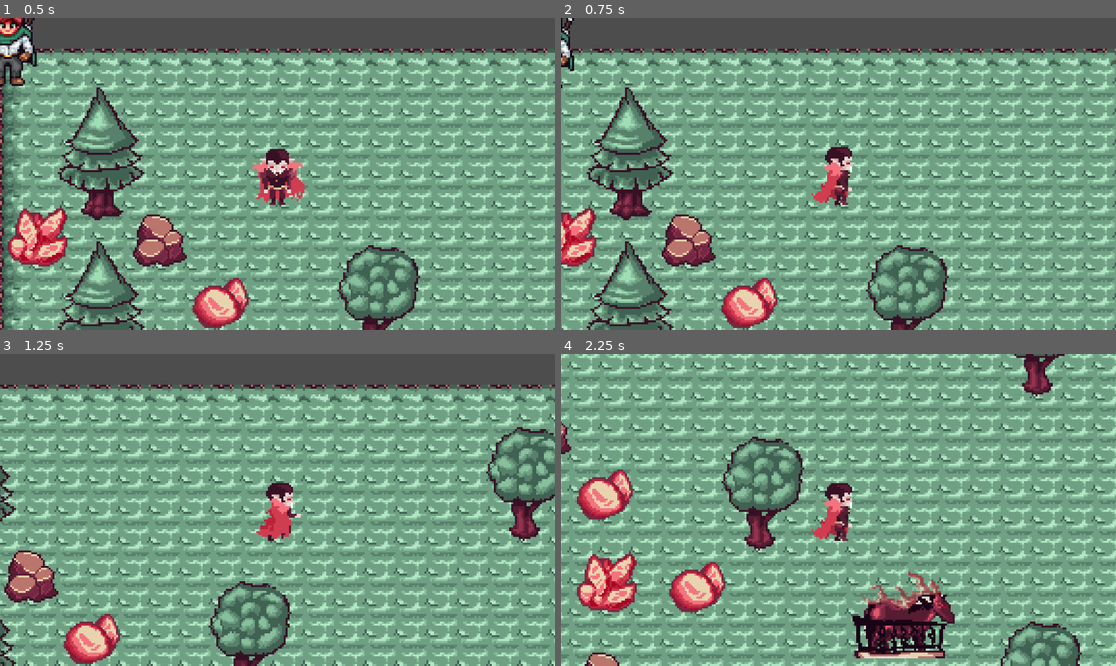
Above: before the commit, frames 1-4 (two rows, left to right).
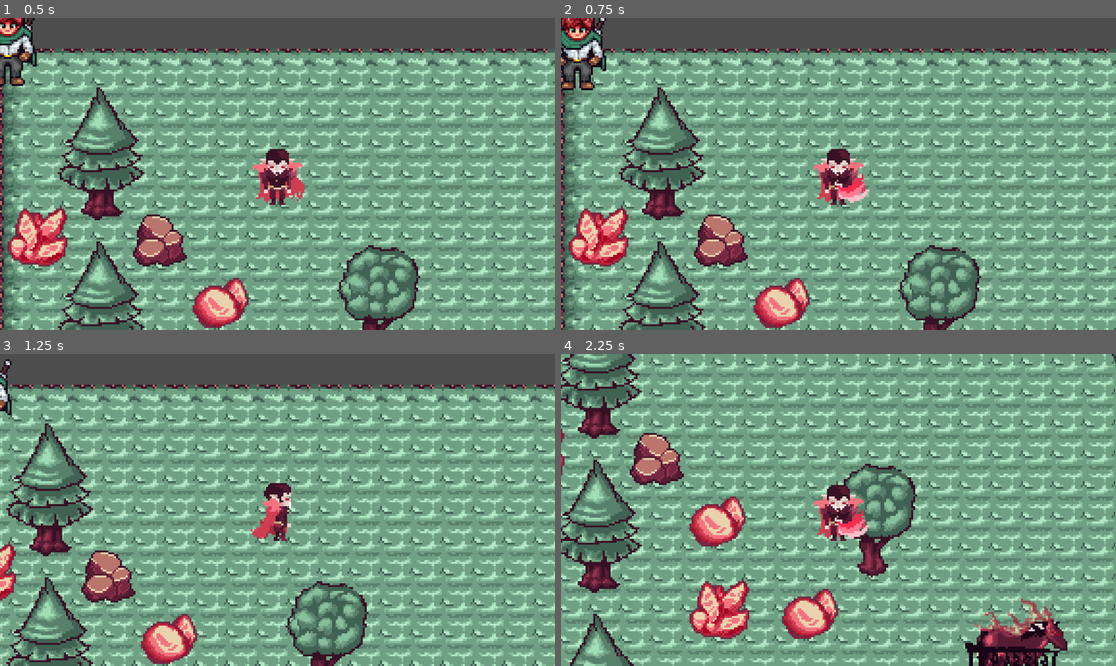
Above: after the commit, the same moments.

Repository: LightMash/GameJam
Game: Godot game, scene res://scenes/map.tscn
Same seed, same stepped clock (60 frames per second), same inputs: the game is played once before the commit and once after it.
Inputs:
- Up to frame 1 (0.5 s): no input
- Up to frame 2 (0.75 s): hold D (right) from 0.53 s (still down); hold X (attack, bound only after the commit) from 0.53 s (still down)
- Up to frame 3 (1.25 s): keep holding D (right); keep holding X (attack, bound only after the commit)
- Up to frame 4 (2.25 s): release D (right) at 1.28 s; release X (attack, bound only after the commit) at 1.28 s; hold S (down) 1.28-2.03 s; tap X (attack, bound only after the commit) at 1.35 s; hold D (right) from 2.03 s (still down); hold X (attack, bound only after the commit) from 2.03 s (still down)

Frame 1 is identical in both runs. In frame 2, 33% of the frame differs, in the area x 0-100%, y 0-100%; in frame 3, 50%; in frame 4, 69%.

Commit message:
player attack

Diff:
--- a/Vampire/Props/Plant.tscn
+++ /dev/null
@@ -1,11 +0,0 @@
-[gd_scene load_steps=2 format=3 uid="uid://ksxcflx8as7a"]
-
-[ext_resource type="Texture2D" uid="uid://r41t8cgpyfif" path="res://assets/GameJam 2.png" id="1_ot523"]
-
-[node name="Plant" type="Area2D"]
-
-[node name="Sprite2D" type="Sprite2D" parent="."]
-position = Vector2(-22, -108)
-texture = ExtResource("1_ot523")
-hframes = 5
-vframes = 2
--- /dev/null
+++ b/Vampire/Props/plant/Plant.tscn
@@ -0,0 +1,28 @@
+[gd_scene load_steps=5 format=3 uid="uid://ksxcflx8as7a"]
+
+[ext_resource type="Script" uid="uid://c87e6q33d0i1o" path="res://Props/plant/plant.gd" id="1_n7hxf"]
+[ext_resource type="Texture2D" uid="uid://cvm8kucj6v8gu" path="res://assets/Ordered.png" id="2_irvny"]
+[ext_resource type="PackedScene" uid="uid://2oxddiofudlc" path="res://GeneralNodes/HitBox/hit_box.tscn" id="3_egfmr"]
+
+[sub_resource type="RectangleShape2D" id="RectangleShape2D_ieigy"]
+size = Vector2(11, 20)
+
+[node name="Plant" type="Node2D"]
+script = ExtResource("1_n7hxf")
+
+[node name="Sprite2D" type="Sprite2D" parent="."]
+texture = ExtResource("2_irvny")
+hframes = 5
+vframes = 6
+
+[node name="HitBox" parent="." instance=ExtResource("3_egfmr")]
+
+[node name="CollisionShape2D" type="CollisionShape2D" parent="HitBox"]
+position = Vector2(-4.5, 10)
+shape = SubResource("RectangleShape2D_ieigy")
+
+[node name="StaticBody2D" type="StaticBody2D" parent="."]
+
+[node name="CollisionShape2D" type="CollisionShape2D" parent="StaticBody2D"]
+position = Vector2(-4.5, 10)
+shape = SubResource("RectangleShape2D_ieigy")
--- /dev/null
+++ b/Vampire/Props/plant/plant.gd
@@ -0,0 +1,10 @@
+class_name Plant extends Node
+
+
+# Called when the node enters the scene tree for the first time.
+func _ready() -> void:
+	$HitBox.Damaged.connect(TakeDamage)
+	pass # Replace with function body
+func TakeDamage(_damage : int) -> void:
+	queue_free()
+	pass
--- a/Vampire/project.godot
+++ b/Vampire/project.godot
@@ -49,6 +49,11 @@
 , Object(InputEventKey,"resource_local_to_scene":false,"resource_name":"","device":-1,"window_id":0,"alt_pressed":false …(186 unchanged characters)…
 ]
 }
+attack={
+"deadzone": 0.2,
+"events": [Object(InputEventKey,"resource_local_to_scene":false,"resource_name":"","device":-1,"window_id":0,"alt_pressed":false,"shift_pressed":false,"ctrl_pressed":false,"meta_pressed":false,"pressed":false,"keycode":0,"physical_keycode":88,"key_label":0,"unicode":120,"location":0,"echo":false,"script":null)
+]
+}
 
 [layer_names]
 
--- a/Vampire/scenes/player.tscn
+++ b/Vampire/scenes/player.tscn
@@ -1,34 +1,27 @@
-[gd_scene load_steps=18 format=3 uid="uid://cq5tj1snjrwne"]
+[gd_scene load_steps=24 format=3 uid="uid://cq5tj1snjrwne"]
 
 [ext_resource type="Script" uid="uid://d24bq5kd8w1dj" path="res://scripts/player.gd" id="1_qhqgy"]
 [ext_resource type="Texture2D" uid="uid://c0ylhbv5fsif4" path="res://assets/F0.png" id="2_qlg0r"]
 [ext_resource type="Script" uid="uid://cqf4kuet7cer5" path="res://scripts/player_state_machine.gd" id="3_qlg0r"]
 [ext_resource type="Script" uid="uid://dpvdv8yhlma7w" path="res://scripts/state_idle.gd" id="4_dqkch"]
 [ext_resource type="Script" uid="uid://bakim3fl7ercf" path="res://scripts/state_walk.gd" id="5_qlg0r"]
+[ext_resource type="PackedScene" uid="uid://dulrkokmctpk" path="res://GeneralNodes/HurtBox/hurt_box.tscn" id="6_fjrip"]
+[ext_resource type="Script" uid="uid://seweeluv6857" path="res://scripts/state_attack.gd" id="6_ur7pv"]
+[ext_resource type="PackedScene" uid="uid://2oxddiofudlc" path="res://GeneralNodes/HitBox/hit_box.tscn" id="7_smehm"]
+[ext_resource type="Script" uid="uid://mqqakq8uyuqn" path="res://scripts/playerInteractionHost.gd" id="9_y4r1p"]
 
 [sub_resource type="CircleShape2D" id="CircleShape2D_tuyoq"]
+radius = 7.071068
 
 [sub_resource type="Animation" id="Animation_smehm"]
 length = 0.001
 tracks/0/type = "value"
 tracks/0/imported = false
 tracks/0/enabled = true
-tracks/0/path = NodePath("Sprite2D:frame")
-tracks/0/interp = 1
-tracks/0/loop_wrap = true
-tracks/0/keys = {
-"times": PackedFloat32Array(0),
-"transitions": PackedFloat32Array(1),
-"update": 1,
-"values": [1]
-}
-tracks/1/type = "value"
-tracks/1/imported = false
-tracks/1/enabled = true
-tracks/1/path = NodePath("Sprite2D:frame_coords")
-tracks/1/interp = 1
-tracks/1/loop_wrap = true
-tracks/1/keys = {
+tracks/0/path = NodePath("Sprite2D:frame_coords")
+tracks/0/interp = 1
+tracks/0/loop_wrap = true
+tracks/0/keys = {
 "times": PackedFloat32Array(0),
 "transitions": PackedFloat32Array(1),
 "update": 1,
@@ -37,52 +30,50 @@
 
 [sub_resource type="Animation" id="Animation_tuyoq"]
 resource_name = "attack_down"
-length = 0.3
-loop_mode = 2
-tracks/0/type = "value"
-tracks/0/imported = false
-tracks/0/enabled = true
-tracks/0/path = NodePath("Sprite2D:frame")
-tracks/0/interp = 1
-tracks/0/loop_wrap = true
-tracks/0/keys = {
-"times": PackedFloat32Array(0),
-"transitions": PackedFloat32Array(1),
-"update": 0,
-"values": [21]
+length = 0.4
+tracks/0/type = "value"
+tracks/0/imported = false
+tracks/0/enabled = true
+tracks/0/path = NodePath("Sprite2D:frame_coords")
+tracks/0/interp = 1
+tracks/0/loop_wrap = true
+tracks/0/keys = {
+"times": PackedFloat32Array(0, 0.4),
+"transitions": PackedFloat32Array(1, 1),
+"update": 0,
+"values": [Vector2i(0, 7), Vector2i(4, 7)]
 }
 
 [sub_resource type="Animation" id="Animation_f1ej7"]
 resource_name = "attack_side"
-length = 0.3
-tracks/0/type = "value"
-tracks/0/imported = false
-tracks/0/enabled = true
-tracks/0/path = NodePath("Sprite2D:frame")
-tracks/0/interp = 1
-tracks/0/loop_wrap = true
-tracks/0/keys = {
-"times": PackedFloat32Array(0),
-"transitions": PackedFloat32Array(1),
-"update": 0,
-"values": [27]
+length = 0.4
+tracks/0/type = "value"
+tracks/0/imported = false
+tracks/0/enabled = true
+tracks/0/path = NodePath("Sprite2D:frame_coords")
+tracks/0/interp = 1
+tracks/0/loop_wrap = true
+tracks/0/keys = {
+"times": PackedFloat32Array(0, 0.4),
+"transitions": PackedFloat32Array(1, 1),
+"update": 0,
+"values": [Vector2i(0, 8), Vector2i(4, 8)]
 }
 
 [sub_resource type="Animation" id="Animation_qlg0r"]
 resource_name = "attack_up"
-length = 0.3
-loop_mode = 2
-tracks/0/type = "value"
-tracks/0/imported = false
-tracks/0/enabled = true
-tracks/0/path = NodePath("Sprite2D:frame")
-tracks/0/interp = 1
-tracks/0/loop_wrap = true
-tracks/0/keys = {
-"times": PackedFloat32Array(0),
-"transitions": PackedFloat32Array(1),
-"update": 0,
-"values": [24]
+length = 0.4
+tracks/0/type = "value"
+tracks/0/imported = false
+tracks/0/enabled = true
+tracks/0/path = NodePath("Sprite2D:frame_coords")
+tracks/0/interp = 1
+tracks/0/loop_wrap = true
+tracks/0/keys = {
+"times": PackedFloat32Array(0, 0.4),
+"transitions": PackedFloat32Array(1, 1),
+"update": 0,
+"values": [Vector2i(0, 9), Vector2i(4, 9)]
 }
 
 [sub_resource type="Animation" id="Animation_fjrip"]
@@ -107,22 +98,10 @@
 tracks/0/type = "value"
 tracks/0/imported = false
 tracks/0/enabled = true
-tracks/0/path = NodePath("Sprite2D:frame")
-tracks/0/interp = 1
-tracks/0/loop_wrap = true
-tracks/0/keys = {
-"times": PackedFloat32Array(),
-"transitions": PackedFloat32Array(),
-"update": 0,
-"values": []
-}
-tracks/1/type = "value"
-tracks/1/imported = false
-tracks/1/enabled = true
-tracks/1/path = NodePath("Sprite2D:frame_coords")
-tracks/1/interp = 1
-tracks/1/loop_wrap = true
-tracks/1/keys = {
+tracks/0/path = NodePath("Sprite2D:frame_coords")
+tracks/0/interp = 1
+tracks/0/loop_wrap = true
+tracks/0/keys = {
 "times": PackedFloat32Array(0, 1),
 "transitions": PackedFloat32Array(1, 1),
 "update": 0,
@@ -207,6 +186,13 @@
 &"walk_up": SubResource("Animation_3v2ag")
 }
 
+[sub_resource type="CircleShape2D" id="CircleShape2D_ur7pv"]
+radius = 12.0415945
+
+[sub_resource type="CapsuleShape2D" id="CapsuleShape2D_y4r1p"]
+radius = 7.0
+height = 28.0
+
 [node name="Player" type="CharacterBody2D" groups=["player"]]
 position = Vector2(0, -20)
 script = ExtResource("1_qhqgy")
@@ -214,11 +200,11 @@
 [node name="Sprite2D" type="Sprite2D" parent="."]
 texture = ExtResource("2_qlg0r")
 hframes = 8
-vframes = 8
+vframes = 10
 frame = 8
 
 [node name="CollisionShape2D" type="CollisionShape2D" parent="."]
-position = Vector2(0, 20)
+position = Vector2(0, 15)
 shape = SubResource("CircleShape2D_tuyoq")
 
 [node name="AnimationPlayer" type="AnimationPlayer" parent="."]
@@ -237,3 +223,25 @@
 
 [node name="walk" type="Node" parent="StateMachine"]
 script = ExtResource("5_qlg0r")
+
+[node name="attack" type="Node" parent="StateMachine"]
+script = ExtResource("6_ur7pv")
+
+[node name="Interactions" type="Node2D" parent="."]
+script = ExtResource("9_y4r1p")
+
+[node name="HurtBox" parent="Interactions" instance=ExtResource("6_fjrip")]
+collision_mask = 2
+monitoring = true
+
+[node name="CollisionShape2D" type="CollisionShape2D" parent="Interactions/HurtBox"]
+position = Vector2(0, 11)
+shape = SubResource("CircleShape2D_ur7pv")
+debug_color = Color(0.99215686, 0, 0, 0.41960785)
+
+[node name="HitBox" parent="Interactions" instance=ExtResource("7_smehm")]
+
+[node name="CollisionShape2D" type="CollisionShape2D" parent="Interactions/HitBox"]
+position = Vector2(0, 2)
+shape = SubResource("CapsuleShape2D_y4r1p")
+debug_color = Color(0, 0.63427913, 0.4345184, 0.41960785)
--- /dev/null
+++ b/Vampire/scripts/playerInteractionHost.gd
@@ -0,0 +1,24 @@
+class_name PlayerInteractionsHost extends Node2D
+
+@onready var player: Player = $".."
+
+# Called when the node enters the scene tree for the first time.
+func _ready() -> void:
+	player.DirectionChanged.connect(UpdateDirection)
+	pass # Replace with function body.
+
+
+# Called every frame. 'delta' is the elapsed time since the previous frame.
+func UpdateDirection(new_direction : Vector2) -> void:
+	match new_direction:
+		Vector2.DOWN:
+			rotation_degrees = 0
+		Vector2.UP:
+			rotation_degrees = 180
+		Vector2.LEFT:
+			rotation_degrees = 90
+		Vector2.RIGHT:
+			rotation_degrees = -90
+		_:
+			rotation_degrees = 0
+	pass
--- /dev/null
+++ b/Vampire/scripts/state_attack.gd
@@ -0,0 +1,44 @@
+class_name State_Attack extends State
+
+var attacking: bool = false
+@export_range(1,20,0.5) var decelerate_speed: float = 5.0
+@onready var walk: State = $"../walk"
+@onready var animation_player: AnimationPlayer = $"../../AnimationPlayer"
+@onready var idle: State_Idle = $"../idle"
+@onready var hurt_box: HurtBox = $"../../Interactions/HurtBox"
+@onready var hit_box: HitBox = $"../../Interactions/HitBox"
+
+func Enter() -> void:
+	player.UpdateAnimation("attack")
+	animation_player.animation_finished.connect(EndAttack)
+	#attack.play("attack_" + player.AnimDirection())
+	attacking = true
+
+	await get_tree().create_timer(0.075).timeout
+	hurt_box.monitoring = true
+# Called when the node enters the scene tree for the first time.
+func Exit() -> void: # what happens wjen the player exits this state?
+	animation_player.animation_finished.disconnect(EndAttack)
+	attacking = false
+	hurt_box.monitoring = false
+	pass
+
+func Process( _delta: float ) -> State: # what happens during the _process update in this state?
+	player.velocity -= player.velocity * decelerate_speed * _delta
+
+	if attacking == false:
+		if player.direction == Vector2.ZERO:
+			return idle
+		else:
+			return walk
+	return null
+
+func Physics( _delta : float) -> State: #What happens during the _physics_process update in this state
+	return null
+
+
+func HandleInput( _event: InputEvent ) -> State: # What happens with input events in this state
+	return null
+
+func EndAttack(_newAnimName: String) -> void:
+	attacking = false
--- a/Vampire/scripts/state_idle.gd
+++ b/Vampire/scripts/state_idle.gd
@@ -1,6 +1,7 @@
 class_name State_Idle extends State
 
 @onready var walk : State = $"../walk"
+@onready var attack: Node = $"../attack"
 
 
 func Enter() -> void:
@@ -20,4 +21,6 @@
 	return null
 
 func HandleInput( _event: InputEvent ) -> State:
+	if _event.is_action_pressed("attack"):
+		return attack
 	return null
--- a/Vampire/scripts/state_walk.gd
+++ b/Vampire/scripts/state_walk.gd
@@ -2,6 +2,7 @@
 
 @export var move_speed: float = 100.0
 @onready var idle: State = $"../idle"
+@onready var attack: Node = $"../attack"
 
 
 func Enter() -> void:
@@ -24,5 +25,6 @@
 	return null
 
 func HandleInput( _event: InputEvent ) -> State:
-
+	if _event.is_action_pressed("attack"):
+		return attack
 	return null
Not shown, added: Vampire/Props/plant/plant.gd.uid
Binary file changed: Vampire/assets/F0.png
Binary file added: Vampire/assets/Vampire32.png
Not shown, added: Vampire/assets/Vampire32.png.import
Not shown, added: Vampire/scripts/playerInteractionHost.gd.uid
Not shown, added: Vampire/scripts/state_attack.gd.uid
